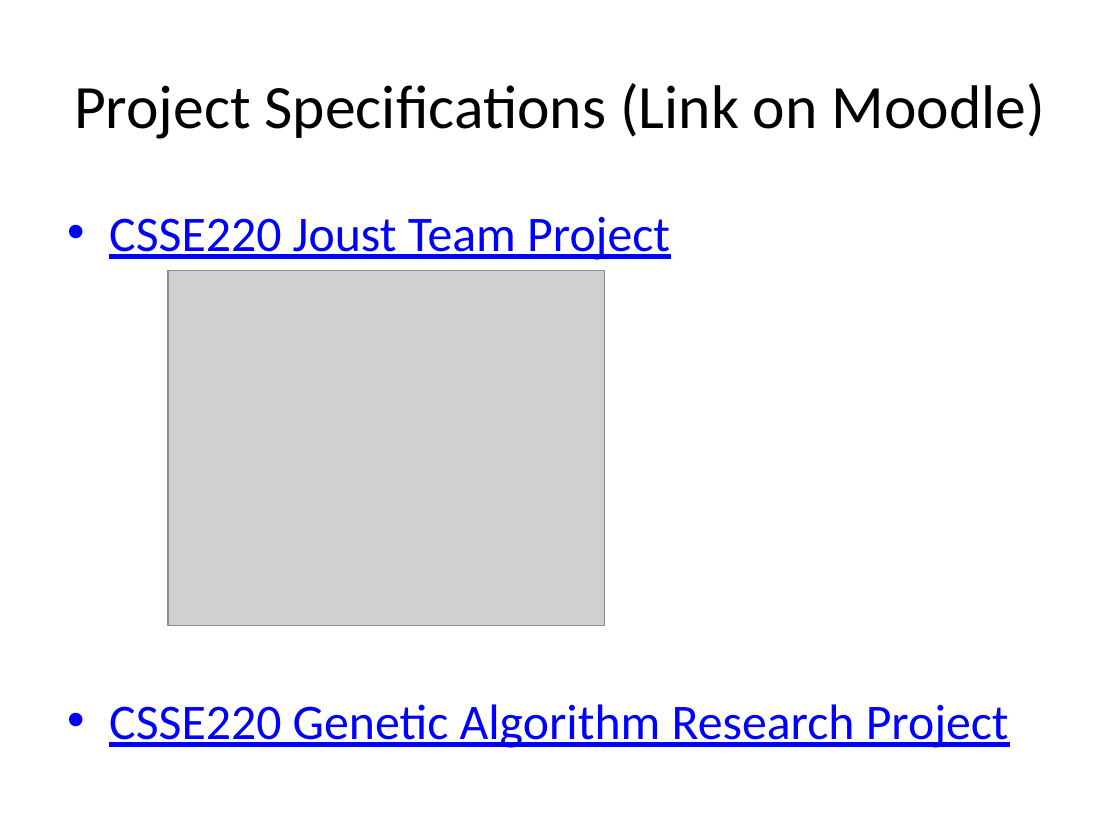
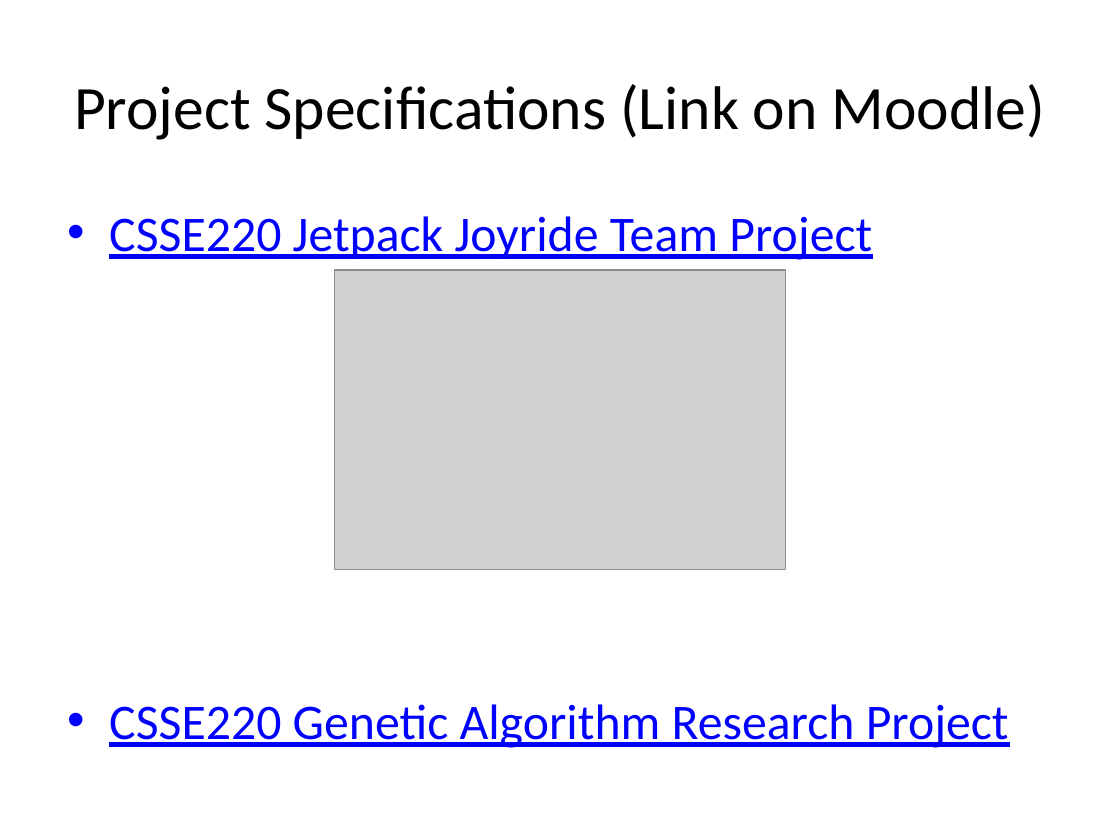
Before and after one commit to RHIT-CSSE/csse220, a slide deck: slide 6 of ClassMaterials/EventBasedGameLoop/Slides/Part1-EventBasedGameLoop.pptx. Drawn at 1120x840 pixels with LibreOffice and Linux fonts; fonts in the diff are those of the drawing; grey boxes stand for pictures. Boxes give left, top, right and bottom in pixels: in the first picture for what was removed or moved away, otherwise in the second. Text is boxed around its words. In the diff, an @@ line names an element or a change of style, - is before the commit and + after.

Commit message:
Replace Joust with Jetpack Joyride in final project overview slides.

```diff
--- a/ClassMaterials/EventBasedGameLoop/Slides/Part1-EventBasedGameLoop.pptx
+++ b/ClassMaterials/EventBasedGameLoop/Slides/Part1-EventBasedGameLoop.pptx
@@ text at [109,216,872,260]: text changed @@
-• CSSE220 Joust Team Project
+• CSSE220 Jetpack Joyride Team Project
@@ picture removed at [168,271,605,626] @@
@@ picture added at [334,270,785,570] @@
```
Also in this commit, not shown: 1 other slide changed.
